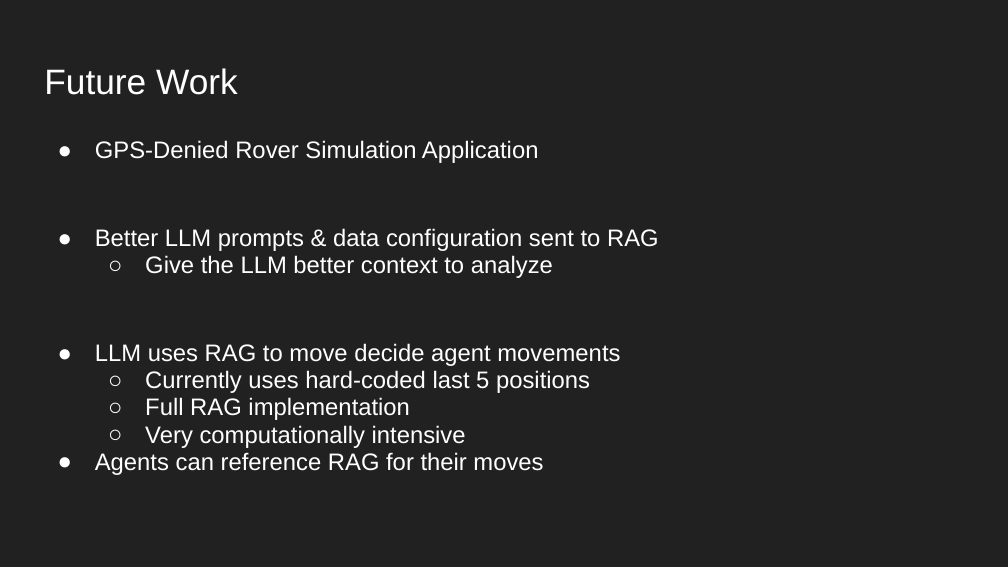
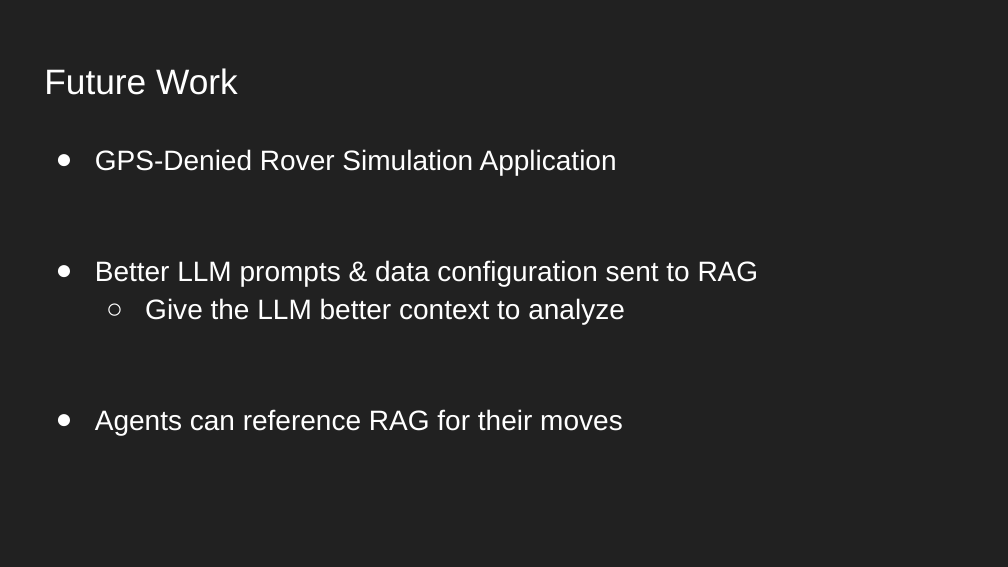
Before and after one commit to gndpwnd/CARS_sim_2_ollama, a slide deck: slide 11 of slides/Update - 04_18_2025.pptx (slide 10 before the commit). Drawn at 1008x567 pixels with LibreOffice and Linux fonts; fonts in the diff are those of the drawing. Boxes give left, top, right and bottom in pixels: in the first picture for what was removed or moved away, otherwise in the second. Text is boxed around its words. In the diff, an @@ line names an element or a change of style, - is before the commit and + after.

Commit message:
update 4/18 slides

```diff
--- a/slides/Update - 04_18_2025.pptx
+++ b/slides/Update - 04_18_2025.pptx
@@ text "GPS-Denied Rover Simulation Application" at (95,149,759,435): size 17 to 20 pt; indent changed; line spacing 0.95 to 1.15; more space between paragraphs @@
@@ text at (95,343,620,448): paragraphs removed @@
-● LLM uses RAG to move decide agent movements
-  ○ Currently uses hard-coded last 5 positions
-  ○ Full RAG implementation
-  ○ Very computationally intensive
```
Also in this commit, not shown: 1 slide added.
